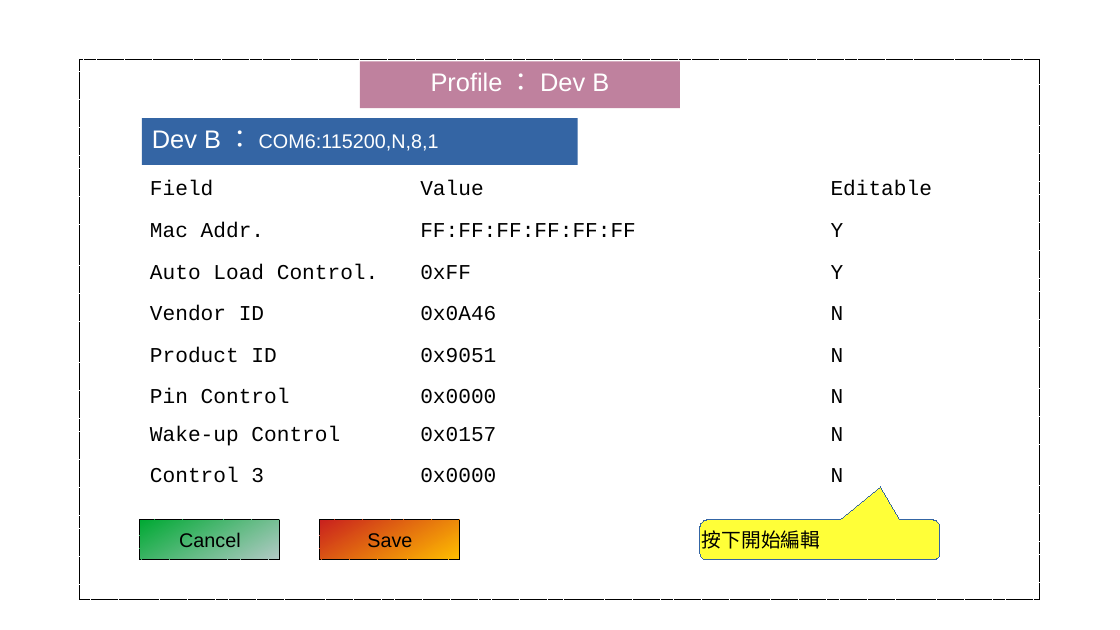
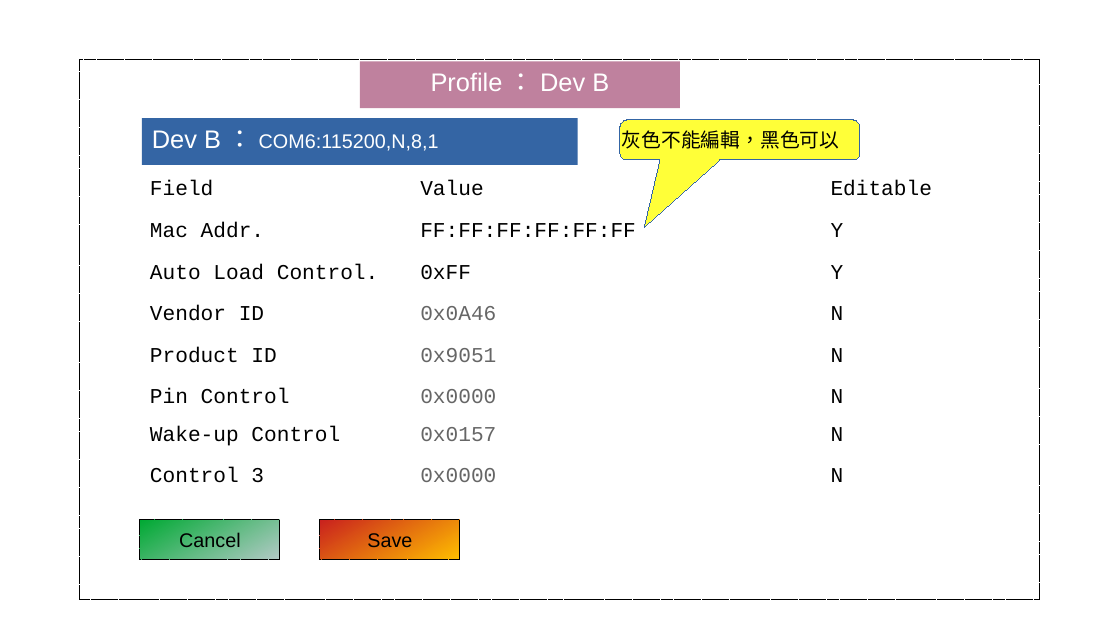
Before and after one commit to tomjpsun/obsidianVaults, a slide deck: slide 3 of DM9051A OTP 燒錄專案/8051A OTP GUI.odp. Drawn at 1120x630 pixels with LibreOffice and Linux fonts; fonts in the diff are those of the drawing. Boxes give left, top, right and bottom in pixels: in the first picture for what was removed or moved away, otherwise in the second. Text is boxed around its words. In the diff, an @@ line names an element or a change of style, - is before the commit and + after.

Commit message:
vault backup: 2023-12-15 14:26:45
Affected files:
DM9051A OTP 燒錄專案/.~lock.8051A OTP GUI.odp#
DM9051A OTP 燒錄專案/8051A OTP GUI.odp

```diff
--- a/DM9051A OTP 燒錄專案/8051A OTP GUI.odp
+++ b/DM9051A OTP 燒錄專案/8051A OTP GUI.odp
@@ rounded speech box "灰色不能編輯，黑色可以": place and size @@
-rounded speech box "灰色不能編輯，黑色可以" at (700, 520, 940, 560)
+rounded speech box "灰色不能編輯，黑色可以" at (620, 120, 860, 160)
@@ rounded speech box "灰色不能編輯，黑色可以" at (620, 120, 860, 160): proportions changed @@
@@ text in rounded speech box at (622, 130, 840, 149): text changed @@
-按下開始編輯
+灰色不能編輯，黑色可以
@@ table at (140, 170, 960, 501) @@
@@ text colour #000000 to #666666 in "0x0A46", "0x9051", "0x0000", "0x0157" and 1 more places @@
```
Also in this commit, not shown: 1 other file.
